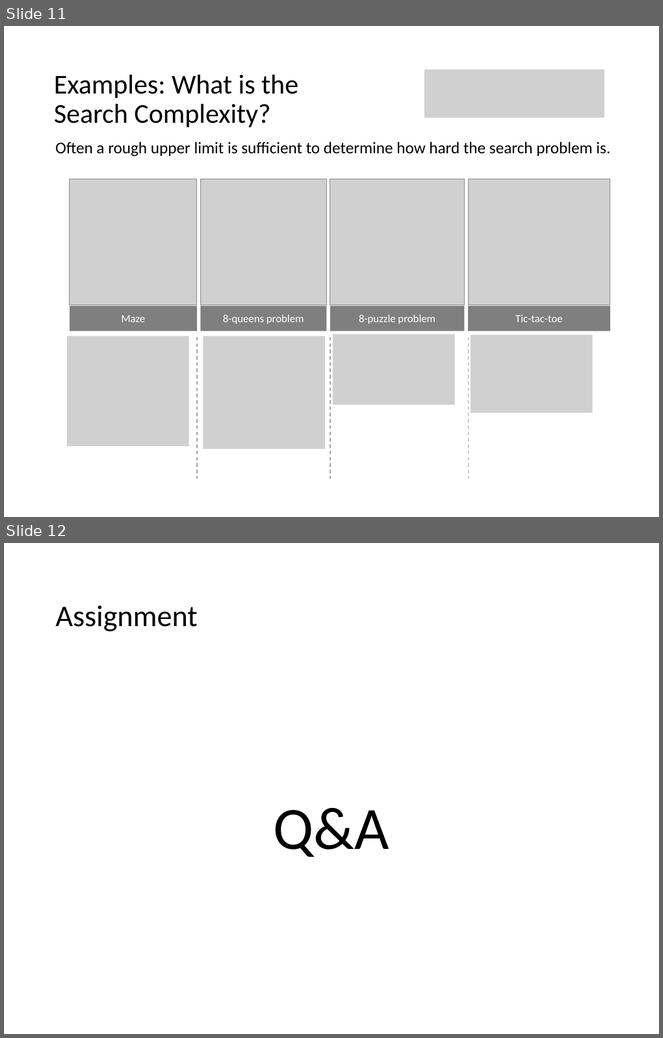
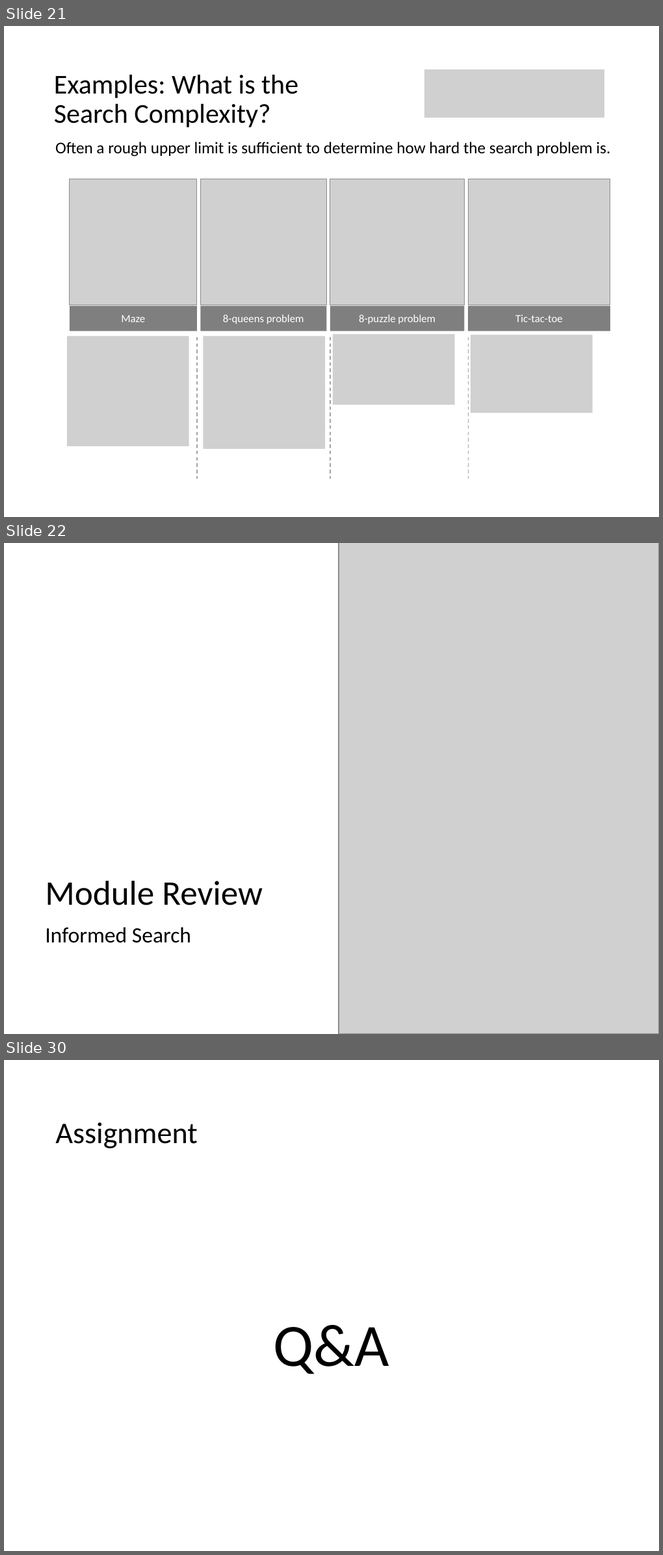
Before and after one commit to mhahsler/CS7320-AI, a slide deck: slides/03_search_discussion.pptx. Shown one above the other, each under a label of ours: slides 11 and 12 before the commit, slides 21, 22 and 30 after it; the slides between them are not shown. The pictures are 663x1038 and 663x1555 pixels, drawn with LibreOffice and Linux fonts; fonts in the diff are those of the drawing; grey boxes stand for pictures. Boxes give left, top, right and bottom in pixels: in the first picture for what was removed or moved away, otherwise in the second. Text is boxed around its words. In the diff, an @@ line names an element or a change of style, - is before the commit and + after.

```diff
--- a/slides/03_search_discussion.pptx
+++ b/slides/03_search_discussion.pptx
@@ slide 22 added at (4,543,659,1034), background #FFFFFF @@
@@ picture added at (339,543,659,1034) @@
@@ title added at (45,881,263,906), 38 pt, text #000000 @@
+Module Review
@@ text added at (45,927,191,943), 24 pt, text #000000 @@
+Informed Search
@@ what was slide 11 is now slide 21 @@
@@ what was slide 12 is now slide 30 @@
```
Also in this commit, not shown: 1 slide changed, 18 other slides added, 1 slide removed, 7 other files.
